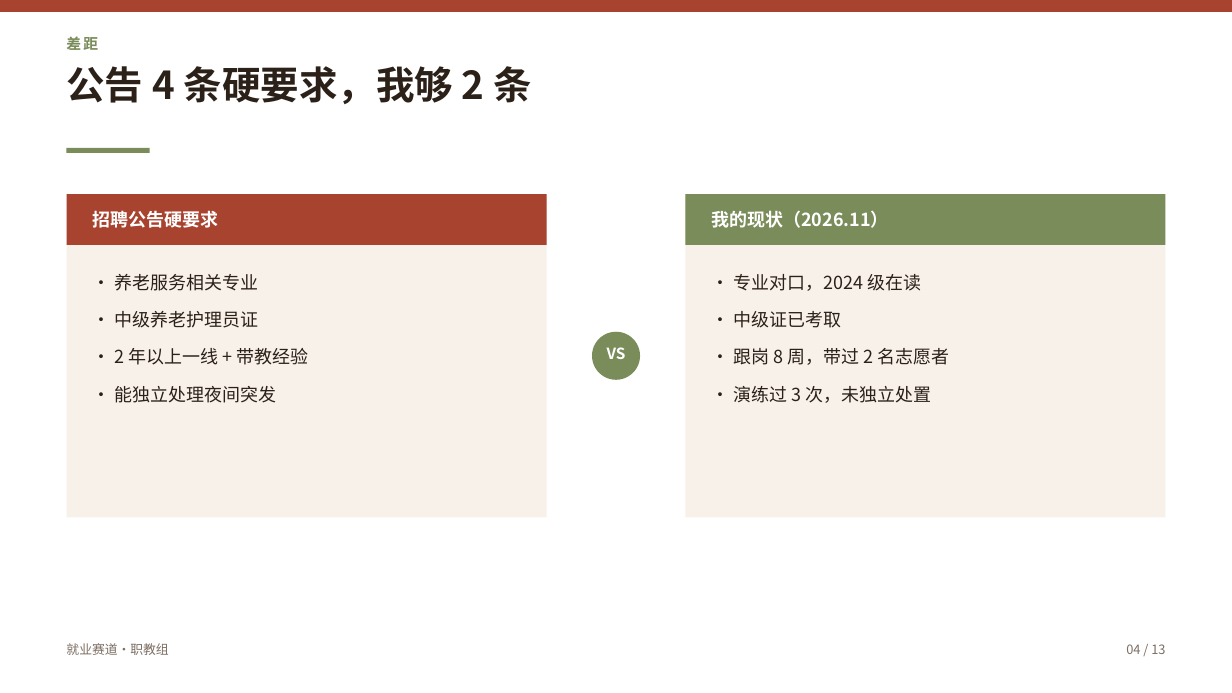
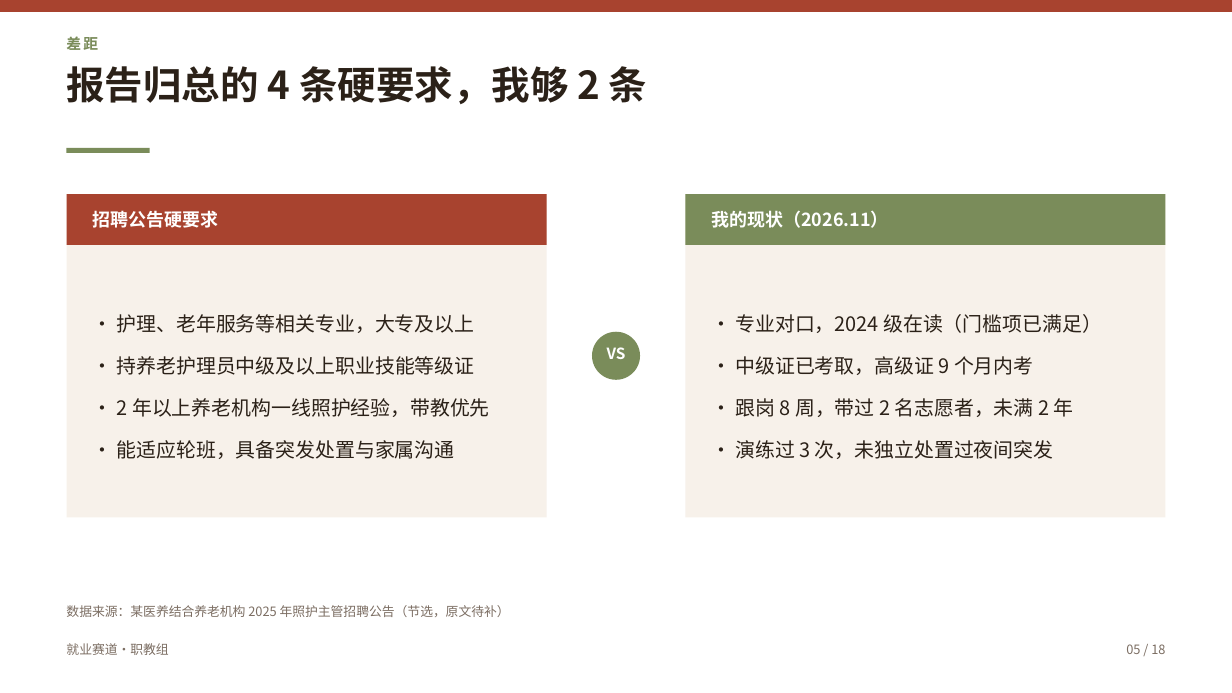
Before and after one commit to John-20260101/zgs-ppt, a slide deck: slide 5 of examples/case-wang/王某某-求职综合展示.pptx (slide 4 before the commit). Drawn at 1232x693 pixels with LibreOffice and Linux fonts; fonts in the diff are those of the drawing. Boxes give left, top, right and bottom in pixels: in the first picture for what was removed or moved away, otherwise in the second. Text is boxed around its words. In the diff, an @@ line names an element or a change of style, - is before the commit and + after.

```diff
--- a/examples/case-wang/王某某-求职综合展示.pptx
+++ b/examples/case-wang/王某某-求职综合展示.pptx
@@ text at (x1=66, y1=66, x2=647, y2=104): text changed @@
-公告 4 条硬要求，我够 2 条
+报告归总的 4 条硬要求，我够 2 条
@@ text "· 护理、老年服务等相关专业，大专及以上" at (x1=117, y1=314, x2=490, y2=459): vertical alignment top to middle @@
@@ text "· 专业对口，2024 级在读（门槛项已满足）" at (x1=735, y1=314, x2=1102, y2=459): vertical alignment top to middle @@
@@ text at (x1=117, y1=314, x2=490, y2=459): text changed; size 14 to 15.5 pt @@
-· 养老服务相关专业
-· 中级养老护理员证
-· 2 年以上一线 + 带教经验
-· 能独立处理夜间突发
+· 护理、老年服务等相关专业，大专及以上
+· 持养老护理员中级及以上职业技能等级证
+· 2 年以上养老机构一线照护经验，带教优先
+· 能适应轮班，具备突发处置与家属沟通
@@ text at (x1=735, y1=314, x2=1102, y2=459): text changed; size 14 to 15.5 pt @@
-· 专业对口，2024 级在读
-· 中级证已考取
-· 跟岗 8 周，带过 2 名志愿者
-· 演练过 3 次，未独立处置
+· 专业对口，2024 级在读（门槛项已满足）
+· 中级证已考取，高级证 9 个月内考
+· 跟岗 8 周，带过 2 名志愿者，未满 2 年
+· 演练过 3 次，未独立处置过夜间突发
@@ text added at (x1=66, y1=605, x2=510, y2=617), 10 pt, text #7C6E63 @@
+数据来源：某医养结合养老机构 2025 年照护主管招聘公告（节选，原文待补）
@@ text at (x1=1126, y1=644, x2=1165, y2=654): text changed @@
-04 / 13
+05 / 18
```
Also in this commit, not shown: 12 other slides changed, 5 slides added, 31 other files.
